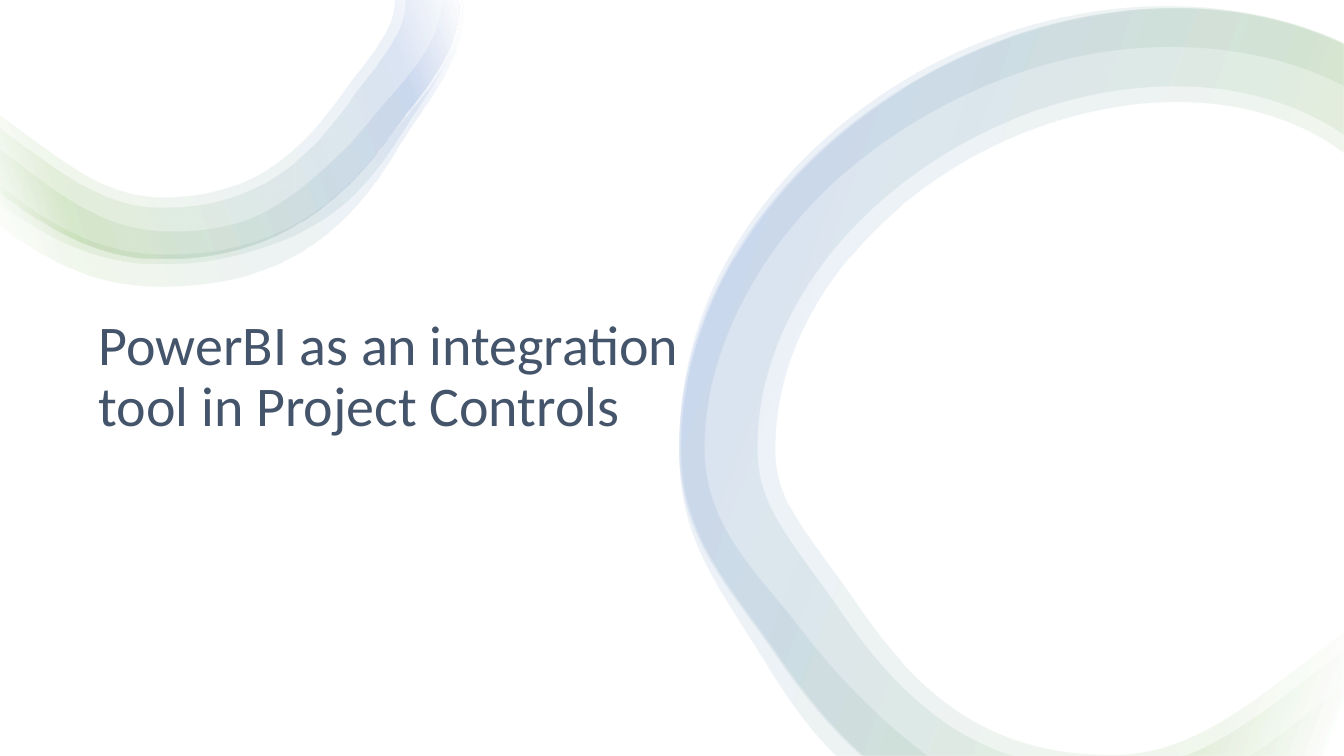
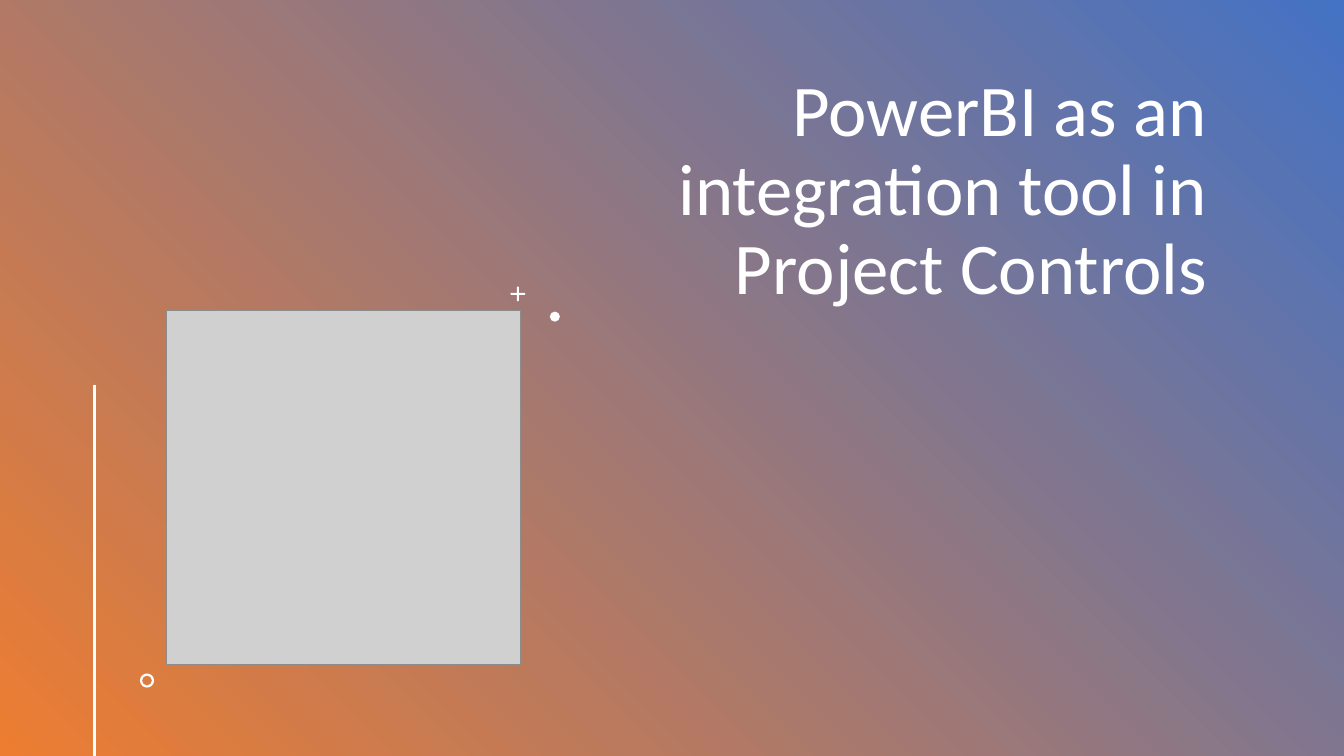
Before and after one commit to djouallah/projectcontrolpresentation, a slide deck: slide 1 of PowerBI as an integration tool in Project Controls.pptx. Drawn at 1344x756 pixels with LibreOffice and Linux fonts; fonts in the diff are those of the drawing; grey boxes stand for pictures. Boxes give left, top, right and bottom in pixels: in the first picture for what was removed or moved away, otherwise in the second. Text is boxed around its words. In the diff, an @@ line names an element or a change of style, - is before the commit and + after.

```diff
--- a/PowerBI as an integration tool in Project Controls.pptx
+++ b/PowerBI as an integration tool in Project Controls.pptx
@@ rectangle at [0, 0, 1344, 756]: fill #FFFFFF to gradient #4472C4 to #ED7D31 @@
@@ group removed at [0, 0, 464, 287]: 4 freeform shapes @@
@@ freeform shape removed at [680, 7, 1344, 756] @@
@@ freeform shape removed at [680, 9, 1344, 756] @@
@@ freeform shape removed at [682, 9, 1344, 756] @@
@@ title "PowerBI as an integration tool ...": place and size @@
-title "PowerBI as an integration tool ..." at [99, 326, 679, 436]
+title "PowerBI as an integration tool ..." at [679, 89, 1207, 307]
@@ title "PowerBI as an integration tool ..." at [679, 89, 1207, 307]: size 40 to 52 pt, text colour #44546A to #FFFFFF; alignment left to right; vertical alignment middle to bottom @@
@@ freeform shape added at [510, 286, 525, 301], fill #FFFFFF @@
@@ picture added at [166, 311, 521, 665] @@
@@ freeform shape added at [549, 312, 560, 322], fill #FFFFFF @@
@@ line added from (95, 386) to (95, 755), #FFFFFF 2 pt @@
@@ freeform shape added at [140, 674, 154, 688], fill #FFFFFF @@
```
Also in this commit, not shown: 6 other slides changed, 1 slide removed, 2 other files.
